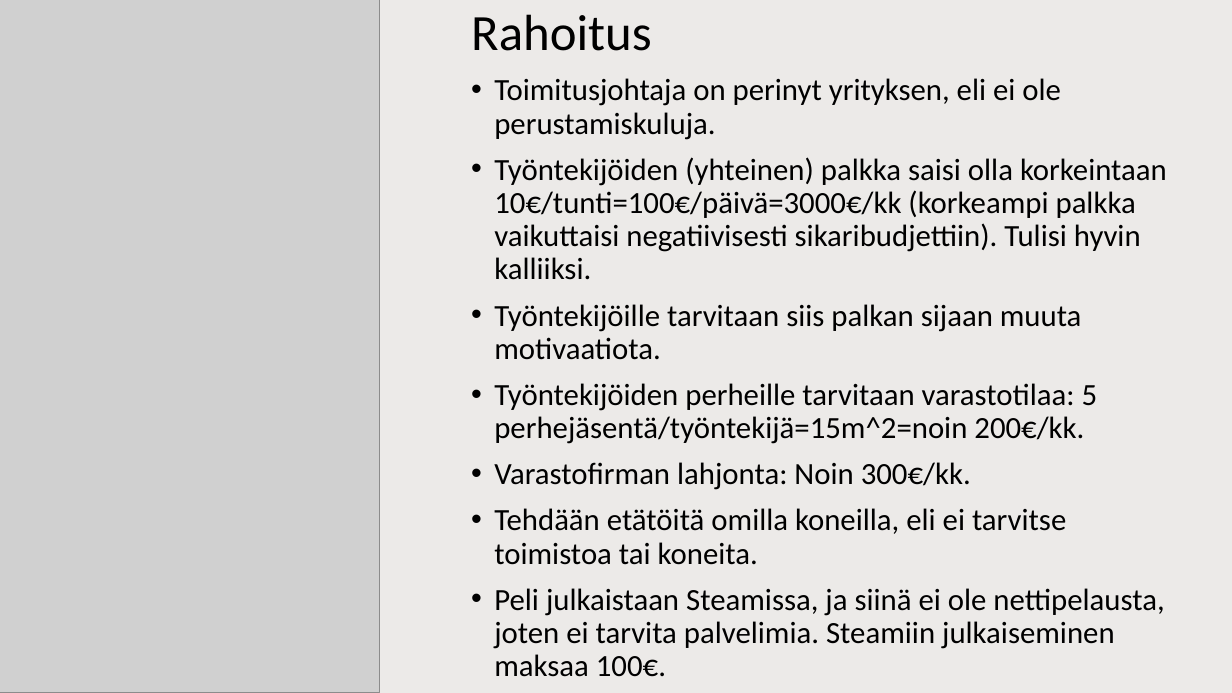
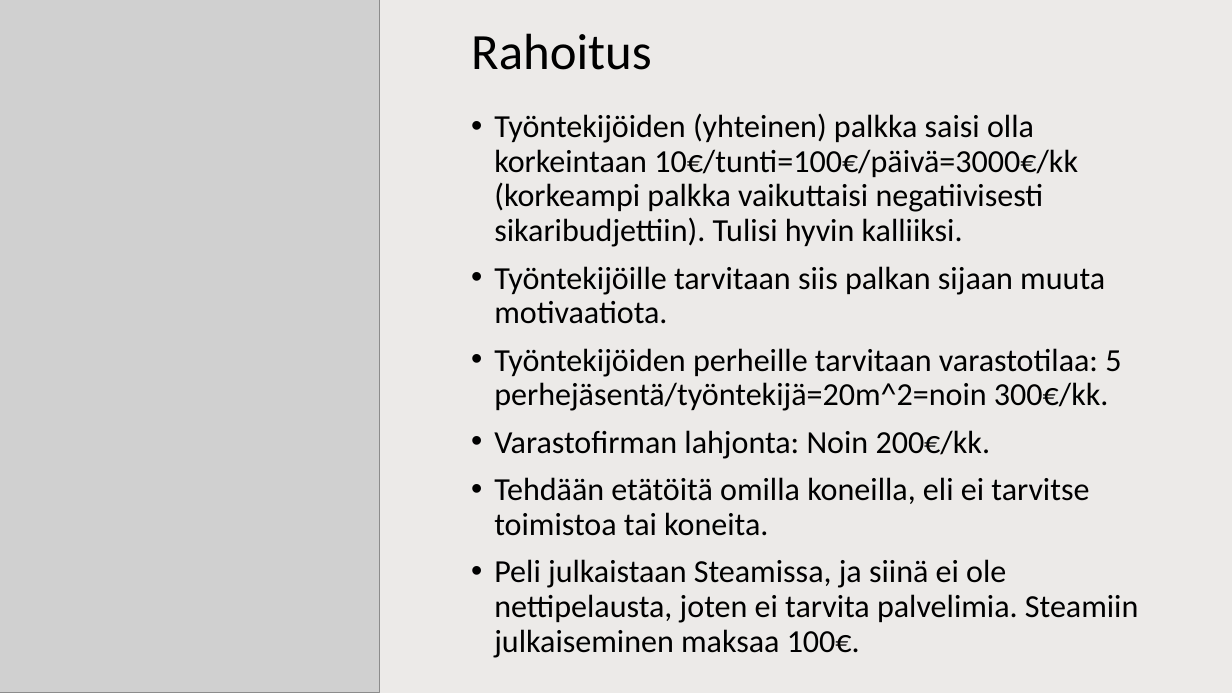
Before and after one commit to NooaKallio/Projekti, a slide deck: slide 12 of Presentation.pptx. Drawn at 1232x693 pixels with LibreOffice and Linux fonts; fonts in the diff are those of the drawing; grey boxes stand for pictures. Boxes give left, top, right and bottom in pixels: in the first picture for what was removed or moved away, otherwise in the second. Text is boxed around its words. In the diff, an @@ line names an element or a change of style, - is before the commit and + after.

```diff
--- a/Presentation.pptx
+++ b/Presentation.pptx
@@ title "Rahoitus": place and size @@
-title "Rahoitus" at <box>471,14,652,51</box>
+title "Rahoitus" at <box>471,33,652,70</box>
@@ text at <box>494,78,1061,140</box>: paragraph removed @@
-• Toimitusjohtaja on perinyt yrityksen, eli ei ole perustamiskuluja.
@@ text "Työntekijöiden (yhteinen) palkka saisi olla ...": place and size @@
-text "Työntekijöiden (yhteinen) palkka saisi olla ..." at <box>494,78,1167,677</box>
+text "Työntekijöiden (yhteinen) palkka saisi olla ..." at <box>494,113,1138,658</box>
@@ text at <box>494,113,1138,658</box>: size 24 to 25 pt in "Työntekijöiden (yhteinen) palkka saisi olla korkeintaan 10€/ ...", "Työntekijöille tarvitaan siis palkan sijaan muuta motivaatio ...", "Tehdään etätöitä omilla koneilla, eli ei tarvitse ...", "Peli julkaistaan Steamissa, ja siinä ei ole ..." @@
@@ text at <box>494,348,1121,459</box>: text changed; size 24 to 25 pt @@
-• Työntekijöiden perheille tarvitaan varastotilaa: 5 perhejäsentä/työntekijä=15m^2=noin 200€/kk.
-• Varastofirman lahjonta: Noin 300€/kk.
+• Työntekijöiden perheille tarvitaan varastotilaa: 5 perhejäsentä/työntekijä=20m^2=noin 300€/kk.
+• Varastofirman lahjonta: Noin 200€/kk.
```
Also in this commit, not shown: 7 other slides changed.
